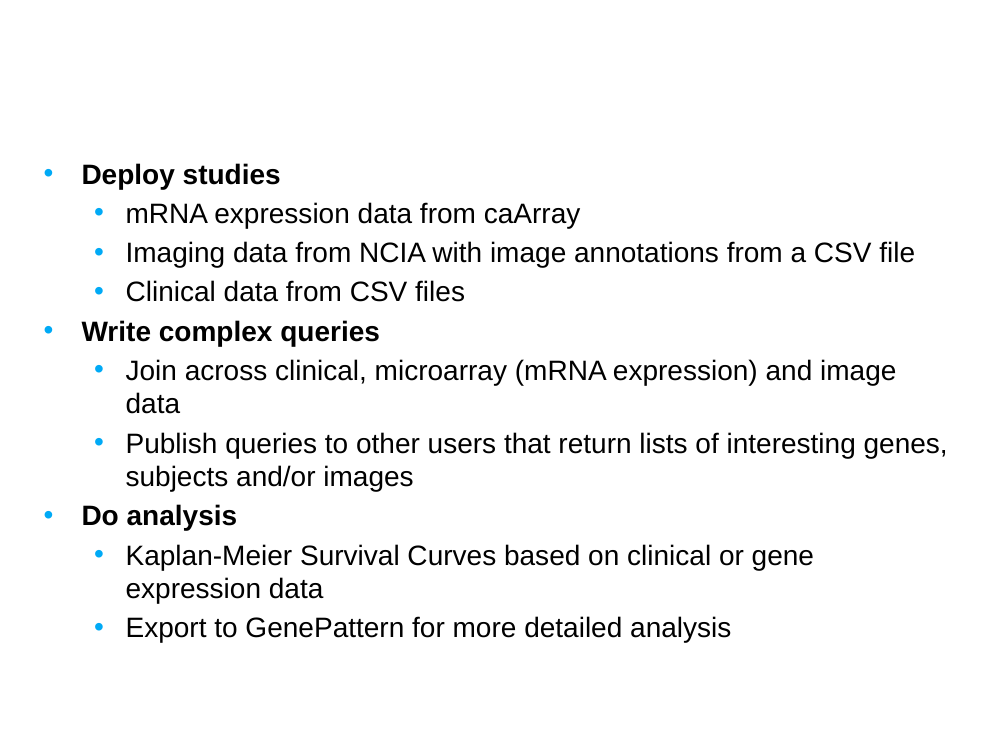
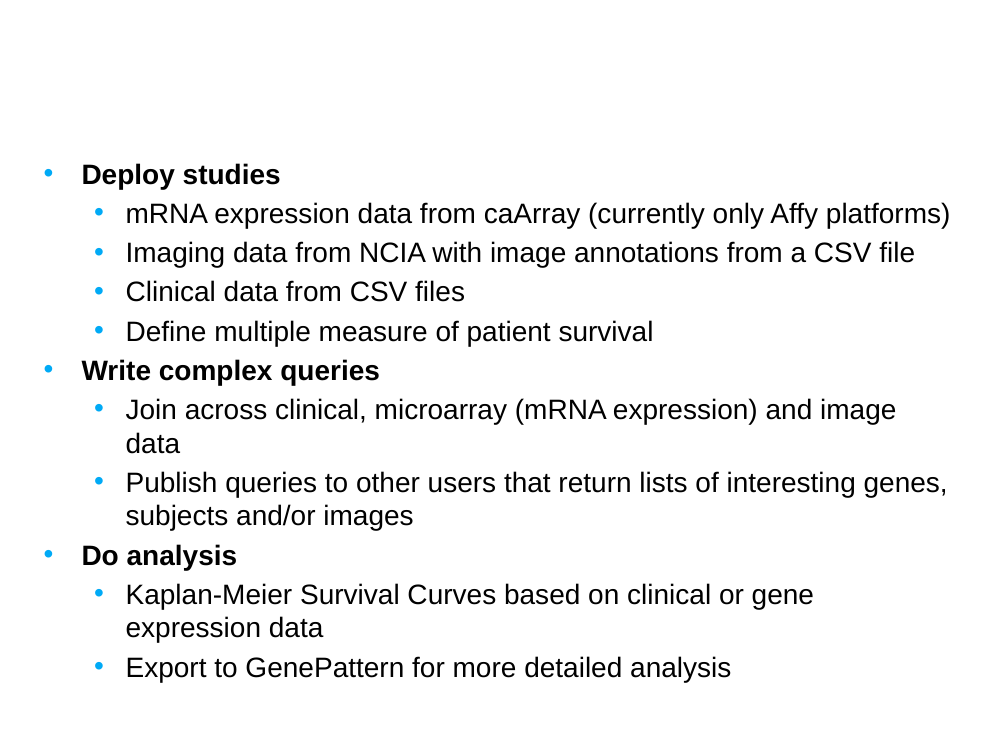
Before and after one commit to NCIP/caintegrator, a slide deck: slide 5 of docs/project_management/external_meetings/Pre Alpha Release Intro Slides.pptx (slide 6 before the commit). Drawn at 1008x756 pixels with LibreOffice and Linux fonts; fonts in the diff are those of the drawing; background and template pictures are left out. Boxes give left, top, right and bottom in pixels: in the first picture for what was removed or moved away, otherwise in the second. Text is boxed around its words. In the diff, an @@ line names an element or a change of style, - is before the commit and + after.

```diff
--- a/docs/project_management/external_meetings/Pre Alpha Release Intro Slides.pptx
+++ b/docs/project_management/external_meetings/Pre Alpha Release Intro Slides.pptx
@@ text at (x1=126, y1=202, x2=951, y2=228): text changed @@
-  • mRNA expression data from caArray
+  • mRNA expression data from caArray (currently only Affy platforms)
@@ text at (x1=126, y1=320, x2=654, y2=346): paragraph added @@
+  • Define multiple measure of patient survival
```
Also in this commit, not shown: 4 other slides changed, 2 slides removed, 1 other file.
